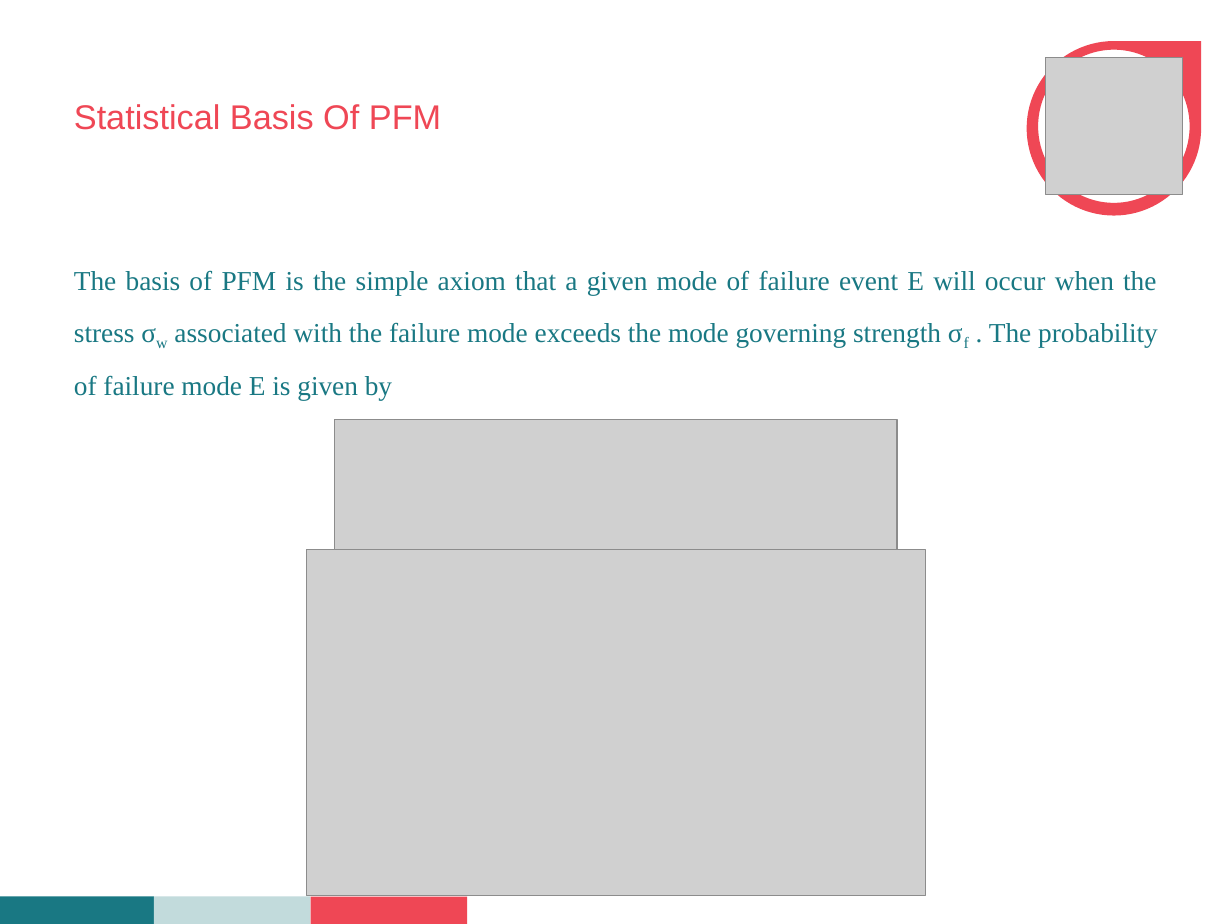
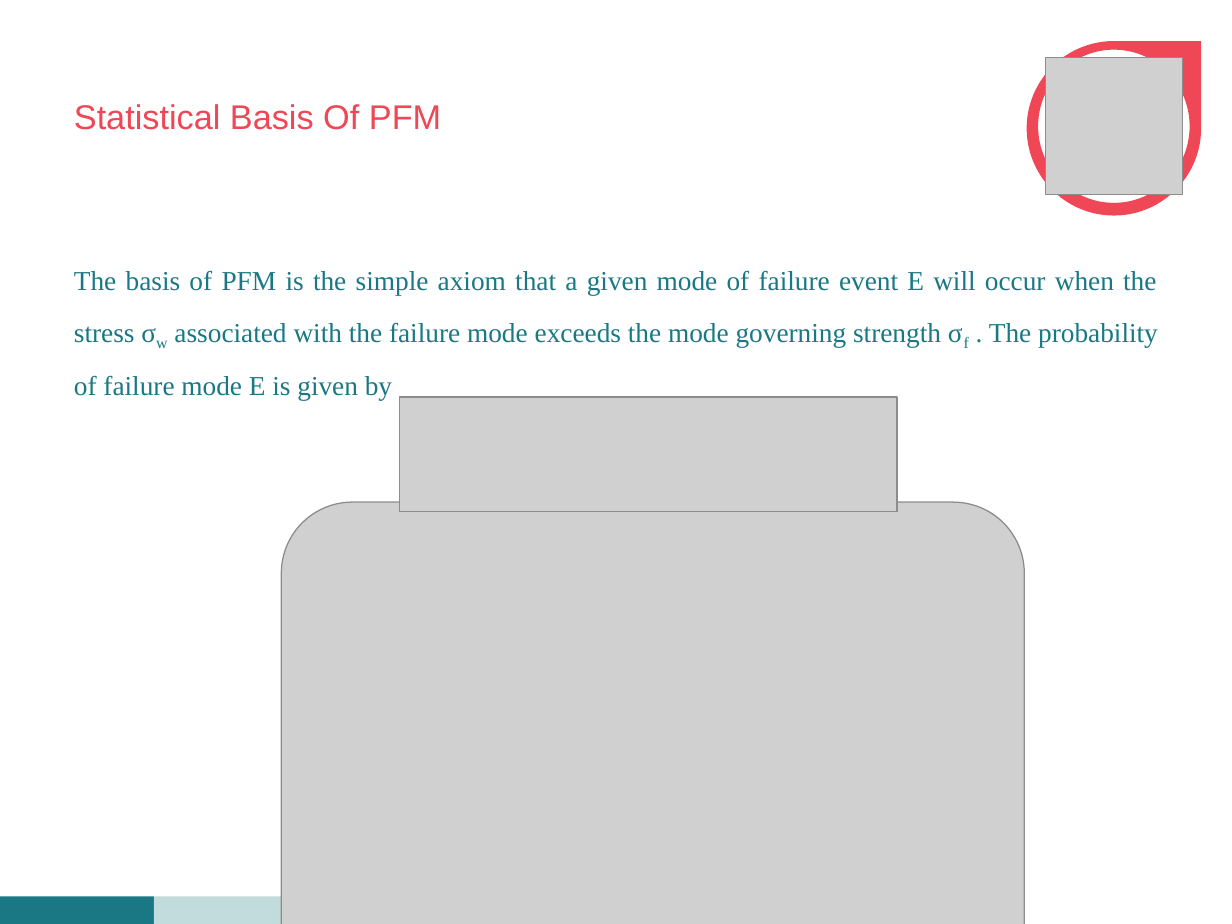
Before and after one commit to Abhinandan1996/seminar, a slide deck: slide 8 of seminar.pptx (slide 15 before the commit). Drawn at 1232x924 pixels with LibreOffice and Linux fonts; fonts in the diff are those of the drawing; grey boxes stand for pictures; background and template pictures are left out. Boxes give left, top, right and bottom in pixels: in the first picture for what was removed or moved away, otherwise in the second. Text is boxed around its words. In the diff, an @@ line names an element or a change of style, - is before the commit and + after.

```diff
--- a/seminar.pptx
+++ b/seminar.pptx
@@ picture: place and size @@
-picture at (335,420,897,549)
+picture at (399,397,897,511)
@@ picture: place and size @@
-picture at (307,549,925,896)
+picture at (281,503,1024,924)
@@ rectangle removed at (310,897,467,924) @@
```
Also in this commit, not shown: 13 other slides changed, 1 slide added, 10 slides removed, 2 other files.
